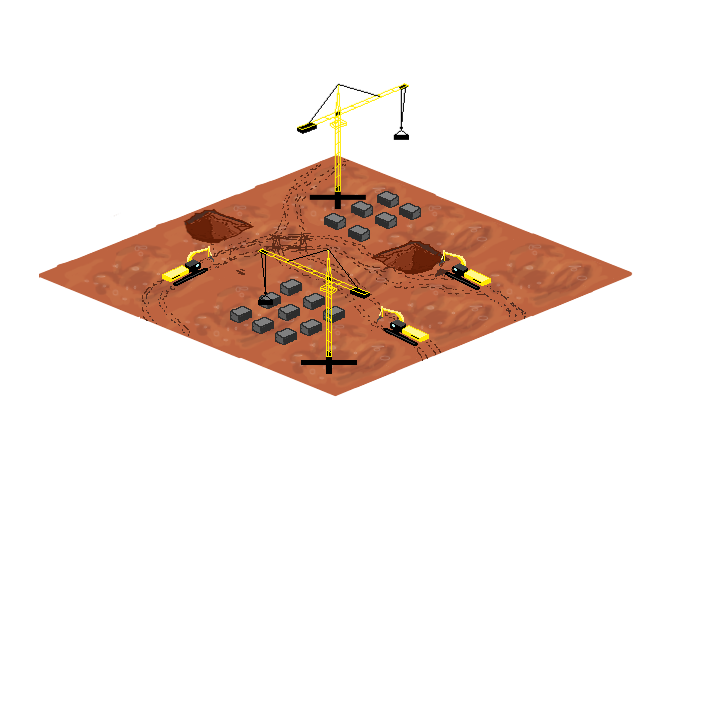
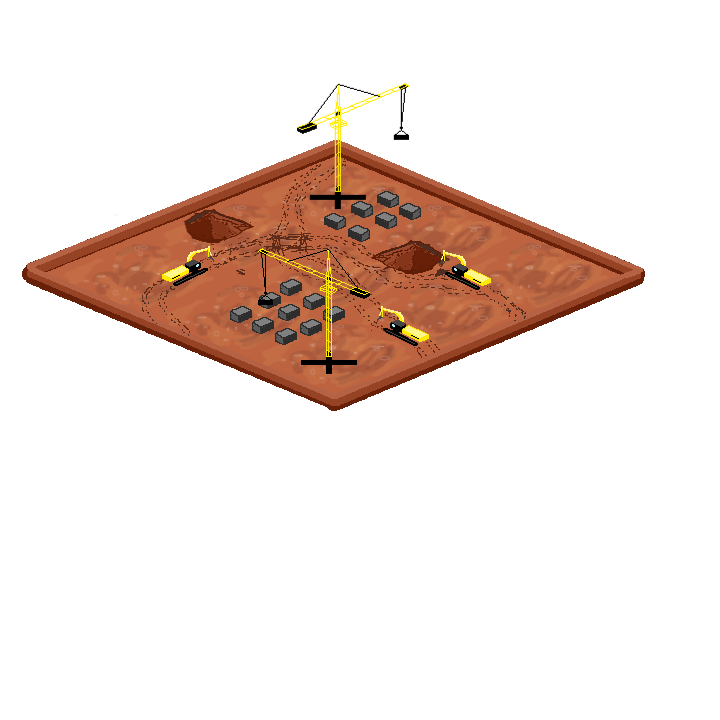
Layer changes from the first w=720, h=720 image to the second:
moved "Paint Layer 1" (1st of 22) above "Paint Layer 1", painted on it over (108, 140, 645, 411)
painted on "Paint Layer 1" (2nd of 22) over (22, 140, 645, 411)
painted on "Paint Layer 1" (3rd of 22) over (23, 154, 300, 270)
painted on "Paint Layer 1" (4th of 22) over (44, 140, 556, 398)
painted on "Paint Layer 1" (16th of 22) over (236, 353, 364, 398)
painted on "Paint Layer 1" (17th of 22) over (43, 140, 491, 407)
painted on "Paint Layer 1" (18th of 22) over (43, 140, 645, 411)
painted on "dirt1.png" (1st of 9) over (39, 195, 295, 394)
painted on "dirt1.png" (2nd of 9) over (140, 255, 396, 411)
painted on "dirt1.png" (3rd of 9) over (236, 274, 492, 411)
painted on "dirt1.png" (4th of 9) over (138, 155, 394, 411)
painted on "dirt1.png" (5th of 9) over (333, 155, 589, 411)
painted on "dirt1.png" (6th of 9) over (433, 194, 645, 371)
painted on "dirt1.png" (7th of 9) over (334, 234, 590, 411)
painted on "dirt1.png" (8th of 9) over (232, 196, 488, 411)
painted on "dirt1.png" (9th of 9) over (237, 140, 493, 372)
